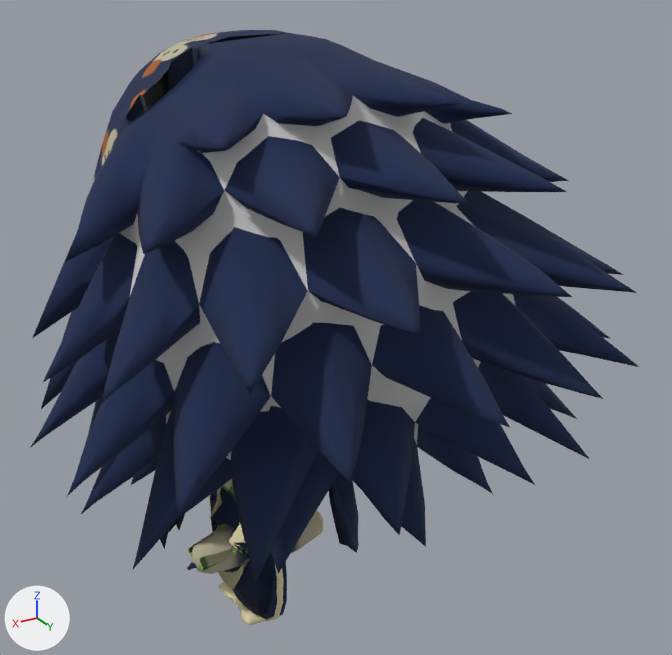
The glTF model app/static/room/villagers3d/mabel.glb as it was, and as the next commit left it.
Camera for both pictures: a 50 mm camera at (8.32, 17.58, 14.08) aimed at (-1.19, 1.73, 6.15). The lights are fixed; the arrows at lower left show +X, +Y and +Z. The older version comes first.
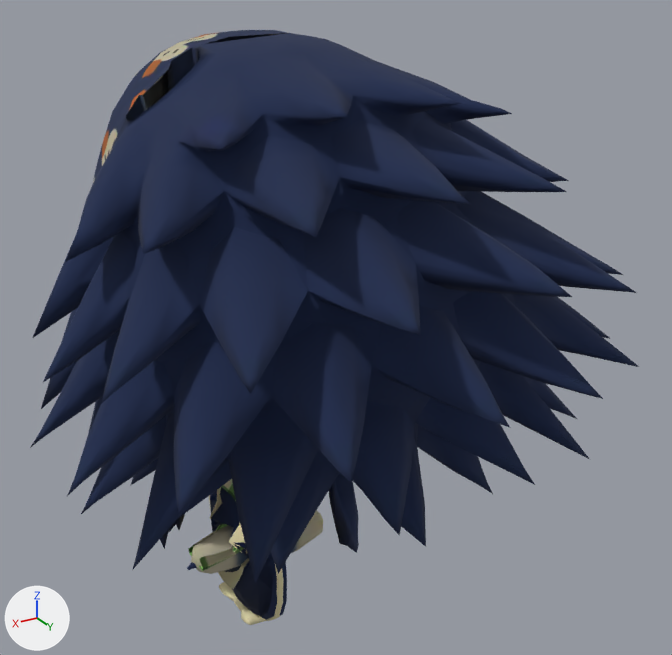
Boxes (x1, y1, x2, y2) around the edits, measured in the pictures (672 x 655 px):
'Mesh_1', surface changed: (120, 96, 516, 460) in both

Diff of the bpy script that builds the scene:
```diff
--- a/app/static/room/villagers3d/mabel.glb.py
+++ b/app/static/room/villagers3d/mabel.glb.py
@@ mat_msoftmesh @@
 n0 = _N.new('ShaderNodeBsdfPrincipled'); n0.name = 'Principled BSDF'
-n0.inputs[0].default_value = (0.604, 0.604, 0.604, 1.0)  # 'Base Color', light grey #cccccc
 n0.inputs[2].default_value = 1.0  # 'Roughness'
 n1 = _N.new('ShaderNodeOutputMaterial'); n1.name = 'Material Output'
+n2 = _N.new('ShaderNodeTexImage'); n2.name = 'Image Texture'
+n2.image = img_image_1
+n2.extension = 'EXTEND'
+n3 = _N.new('ShaderNodeMapping'); n3.name = 'Mapping'
+n3.inputs[1].default_value = (0.891, 0.927, 0.0)  # 'Location'
+n3.inputs[3].default_value = (1.047, 0.844, 1.0)  # 'Scale'
+n4 = _N.new('ShaderNodeUVMap'); n4.name = 'UV Map'
+n4.uv_map = 'UVMap'
 _L.new(n0.outputs[0], n1.inputs[0])  # 'BSDF' to 'Surface'
+_L.new(n2.outputs[0], n0.inputs[0])  # 'Color' to 'Base Color'
+_L.new(n3.outputs[0], n2.inputs[0])  # 'Vector' to 'Vector'
+_L.new(n4.outputs[0], n3.inputs[0])  # 'UV' to 'Vector'
```
